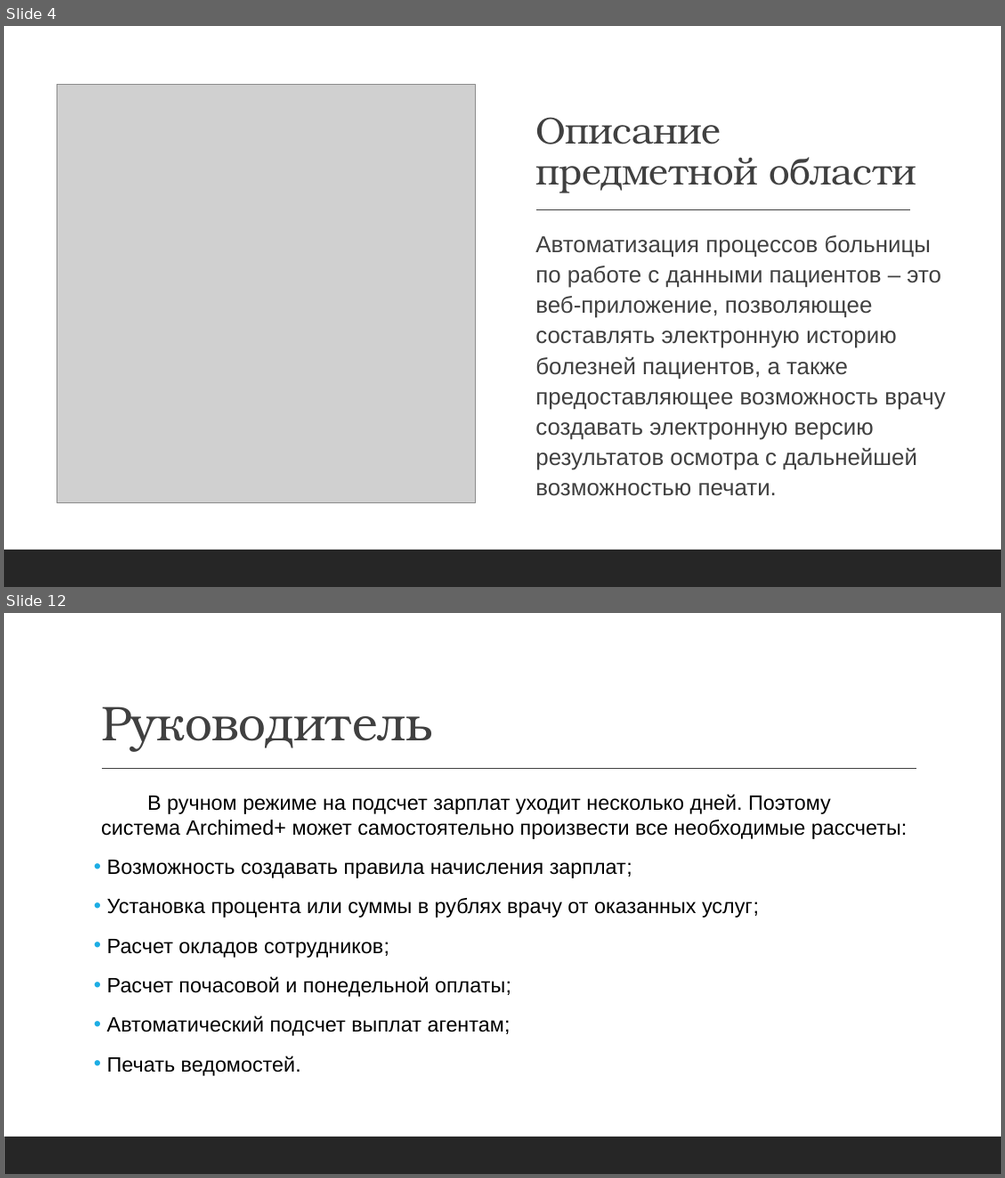
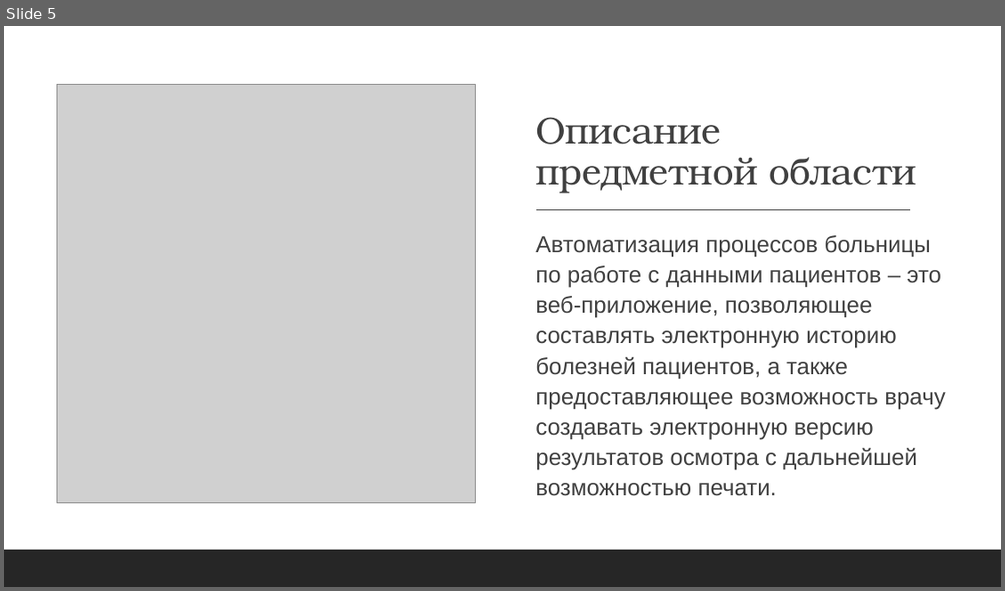
Before and after one commit to thewyolar/esap, a slide deck: Karabanov-Bulanov.pptx. Shown one above the other, each under a label of ours: slides 4 and 12 before the commit, slide 5 after it; the slides between them are not shown. The pictures are 1005x1178 and 1005x591 pixels, drawn with LibreOffice and Linux fonts; fonts in the diff are those of the drawing; grey boxes stand for pictures. Boxes give left, top, right and bottom in pixels: in the first picture for what was removed or moved away, otherwise in the second. Text is boxed around its words. In the diff, an @@ line names an element or a change of style, - is before the commit and + after.

```diff
--- a/Karabanov-Bulanov.pptx
+++ b/Karabanov-Bulanov.pptx
@@ slide 12 removed at box(4, 613, 1001, 1174), background #FFFFFF @@
@@ title removed at box(101, 706, 432, 752) @@
-Руководитель
@@ line removed from (102, 769) to (917, 769) @@
@@ text removed at box(101, 794, 906, 1076) @@
-  В ручном режиме на подсчет зарплат уходит несколько дней. Поэтому система Archimed+ может самостоятельно произвести все необходимые рассчеты:
-• Возможность создавать правила начисления зарплат;
-• Установка процента или суммы в рублях врачу от оказанных услуг;
-• Расчет окладов сотрудников;
-• Расчет почасовой и понедельной оплаты;
-• Автоматический подсчет выплат агентам;
-• Печать ведомостей.
@@ rectangle removed at box(4, 1136, 1001, 1174) @@
@@ what was slide 4 is now slide 5 @@
```
Also in this commit, not shown: 5 slides changed, 5 slides added, 4 other slides removed.
